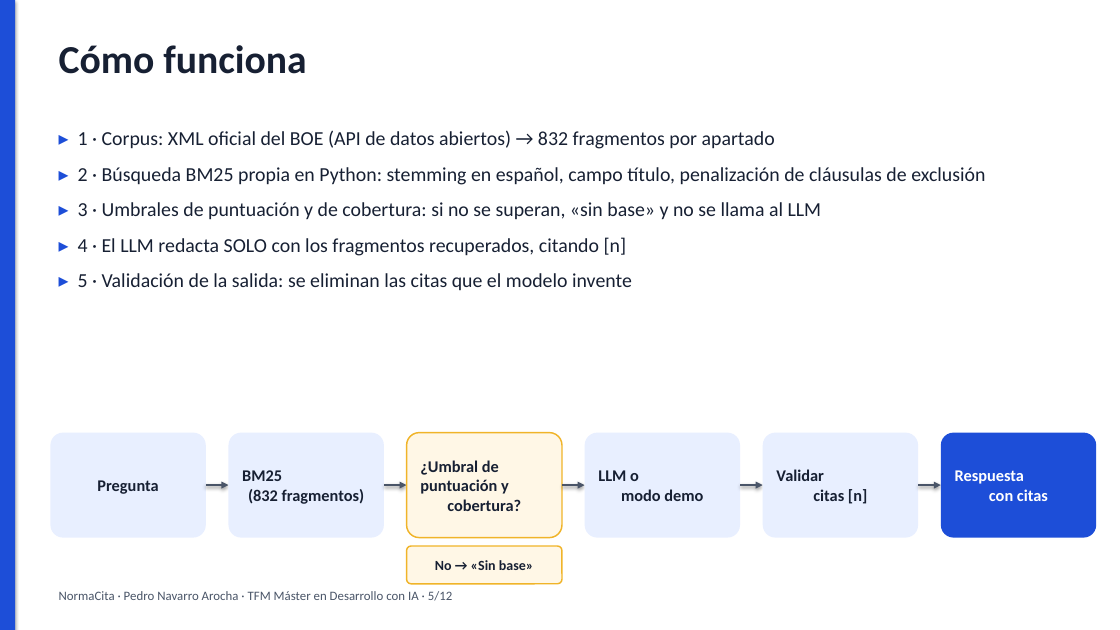
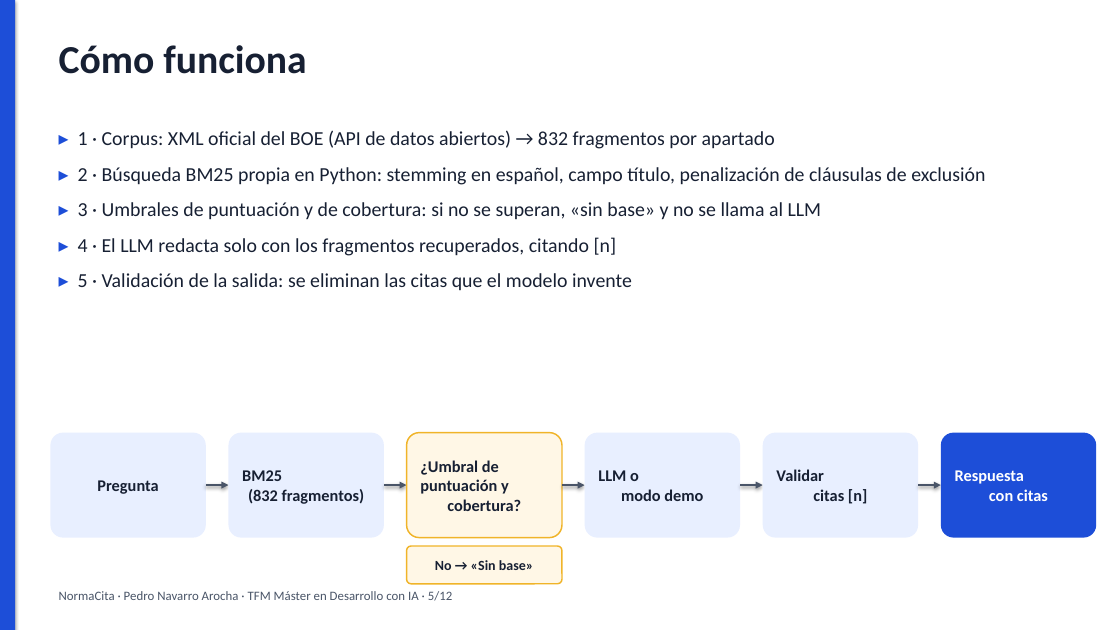
Before and after one commit to pedronavarro-labs/normacita, a slide deck: slide 5 of docs/presentacion/NormaCita-slides.pptx. Drawn at 1120x630 pixels with LibreOffice and Linux fonts; fonts in the diff are those of the drawing. Boxes give left, top, right and bottom in pixels: in the first picture for what was removed or moved away, otherwise in the second. Text is boxed around its words. In the diff, an @@ line names an element or a change of style, - is before the commit and + after.

```diff
--- a/docs/presentacion/NormaCita-slides.pptx
+++ b/docs/presentacion/NormaCita-slides.pptx
@@ text at bbox=[78, 237, 617, 256]: text changed @@
-▸ 4 · El LLM redacta SOLO con los fragmentos recuperados, citando [n]
+▸ 4 · El LLM redacta solo con los fragmentos recuperados, citando [n]
```
Also in this commit, not shown: 4 other slides changed, 4 other files.
